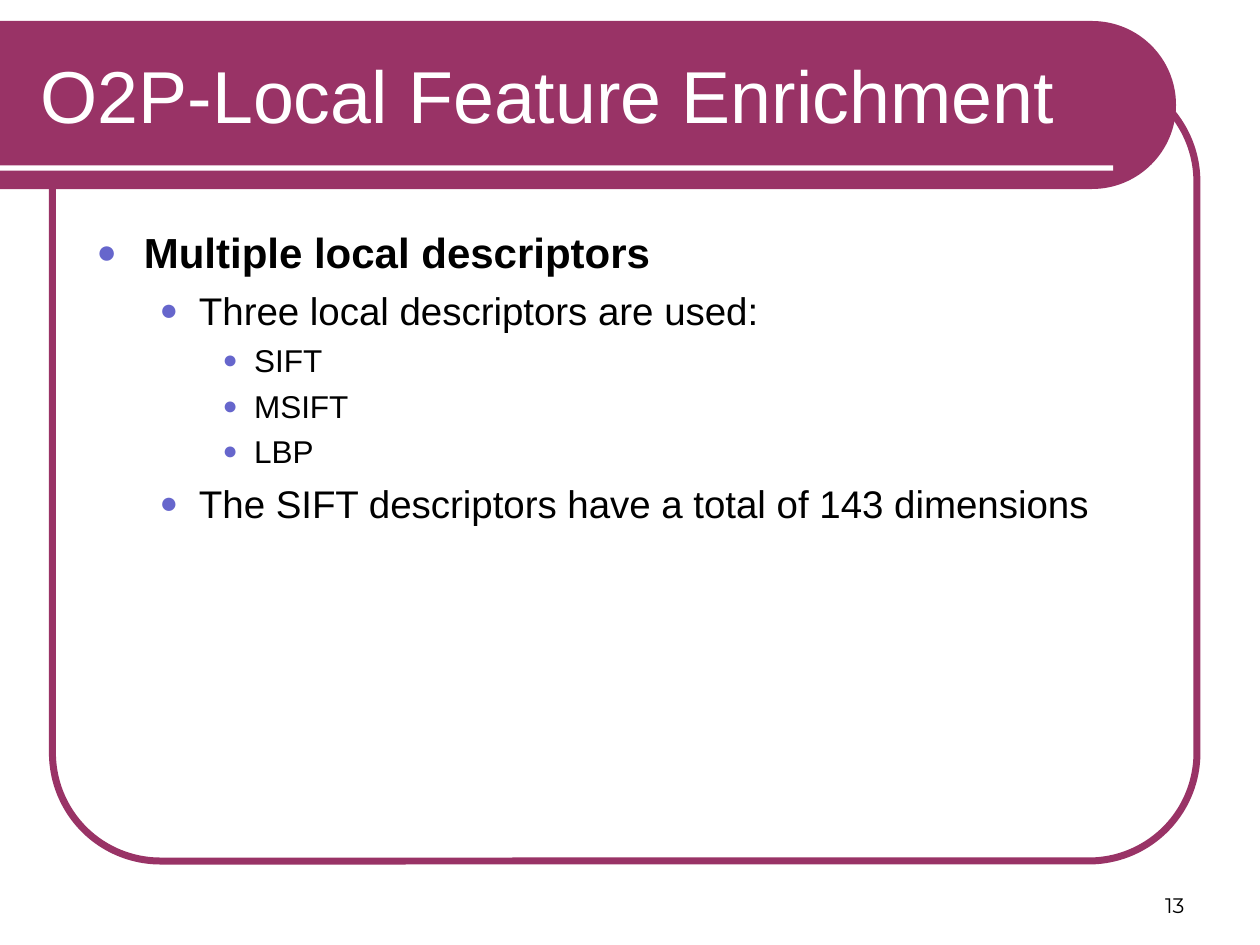
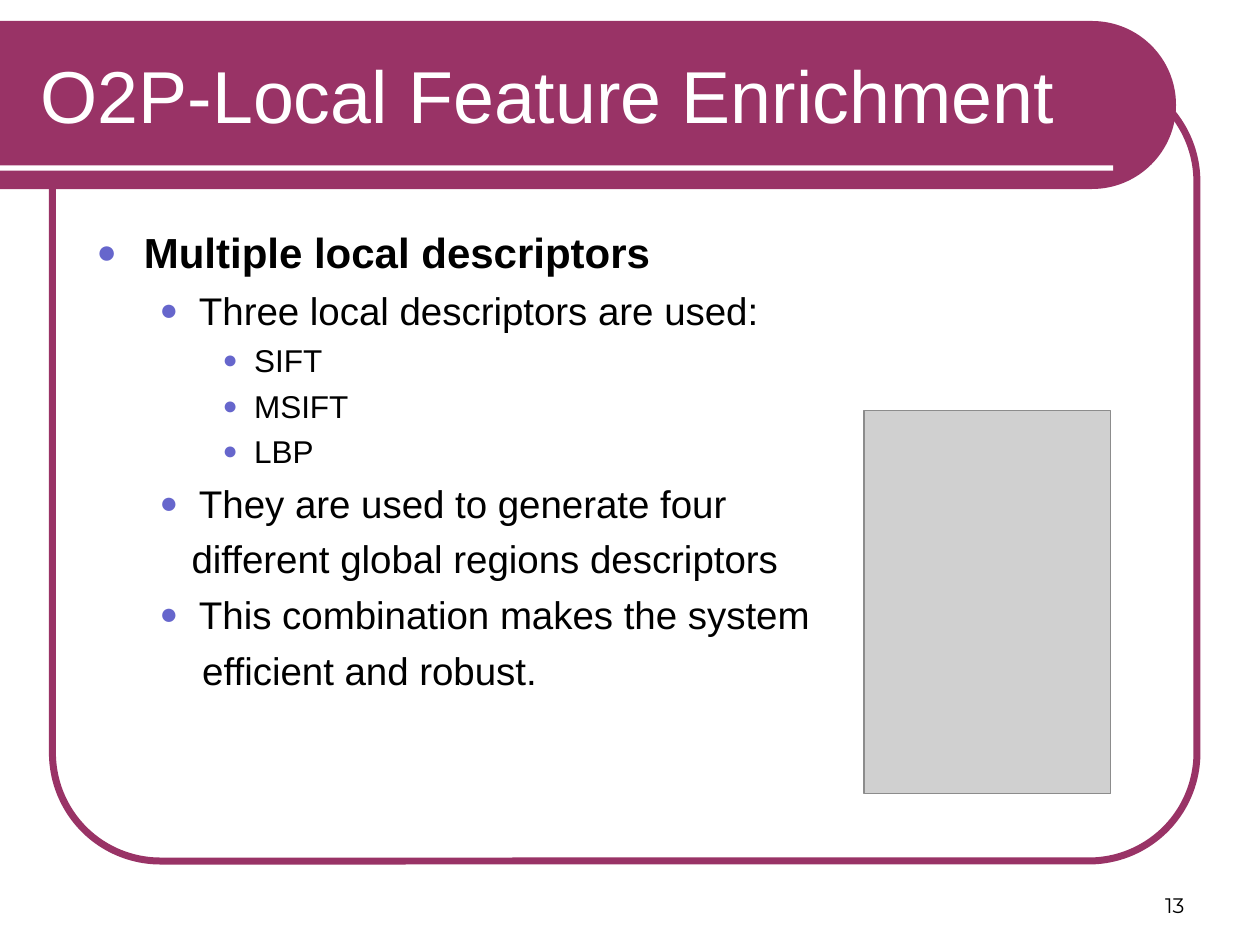
Before and after one commit to RSIP/SSI-SemanticSegmentation, a slide deck: slide 13 of template_slides.ppt. Drawn at 1260x945 pixels with LibreOffice and Linux fonts; fonts in the diff are those of the drawing; grey boxes stand for pictures. Boxes give left, top, right and bottom in pixels: in the first picture for what was removed or moved away, otherwise in the second. Text is boxed around its words. In the diff, an @@ line names an element or a change of style, - is before the commit and + after.

```diff
--- a/template_slides.ppt
+++ b/template_slides.ppt
@@ picture added at (864, 411, 1111, 794) @@
@@ text at (192, 490, 810, 686): text changed @@
-  ● The SIFT descriptors have a total of 143 dimensions
+  ● They are used to generate four
+  different global regions descriptors
+  ● This combination makes the system
+  efficient and robust.
```
Also in this commit, not shown: 5 other slides changed.
